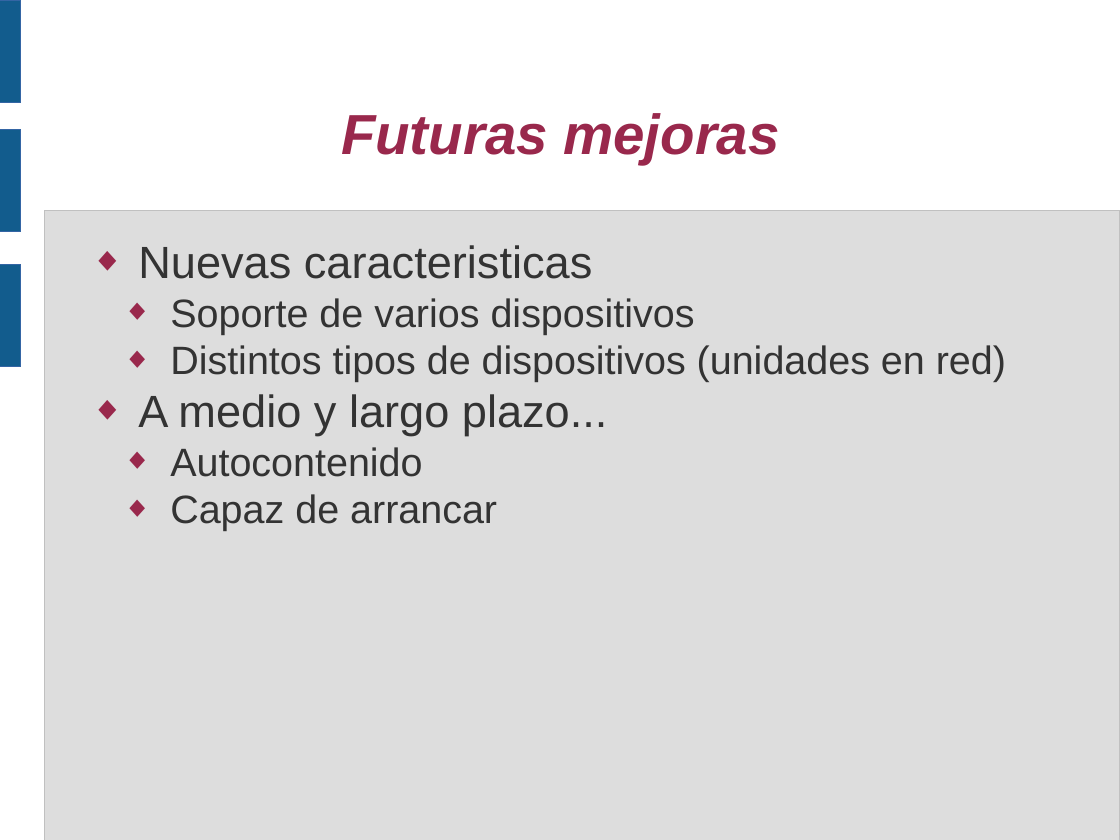
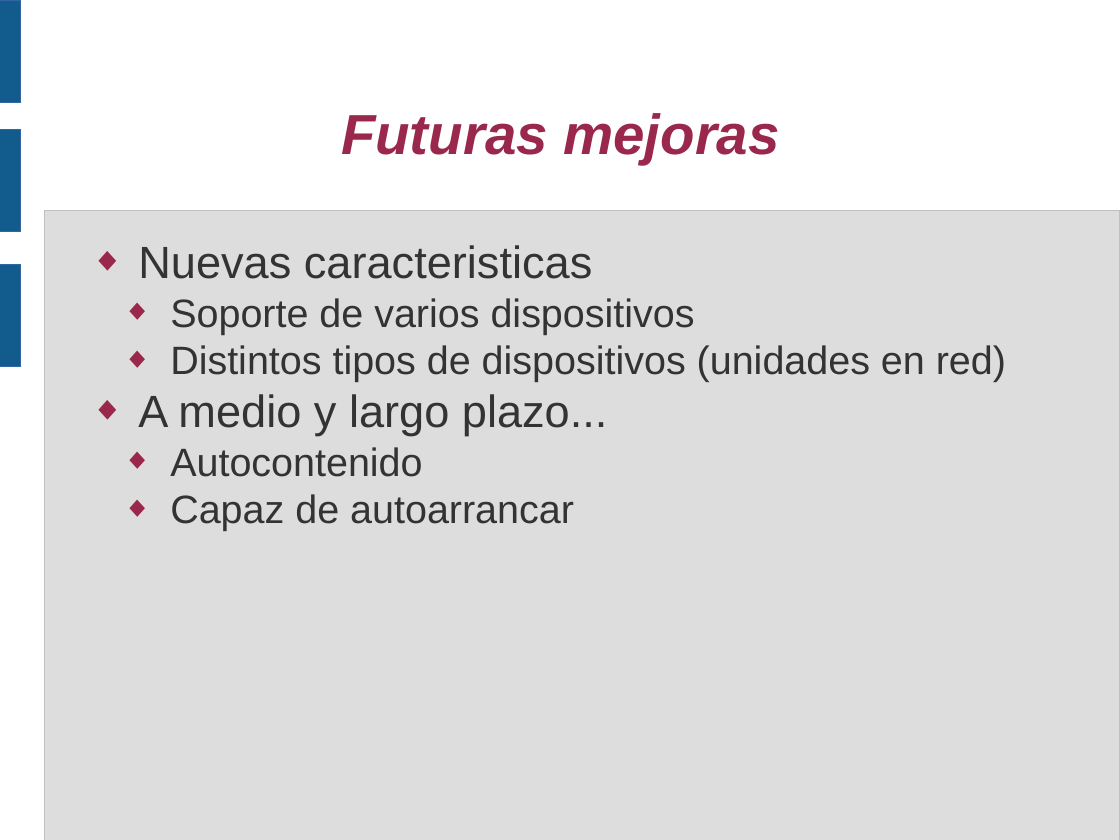
Before and after one commit to piranna/PirannaFS, a slide deck: slide 16 of doc/Presentacion V CUSL/PirannaFS.odp. Drawn at 1120x840 pixels with LibreOffice and Linux fonts; fonts in the diff are those of the drawing. Boxes give left, top, right and bottom in pixels: in the first picture for what was removed or moved away, otherwise in the second. Text is boxed around its words. In the diff, an @@ line names an element or a change of style, - is before the commit and + after.

```diff
--- a/doc/Presentacion V CUSL/PirannaFS.odp
+++ b/doc/Presentacion V CUSL/PirannaFS.odp
@@ text at box(170, 494, 574, 531): text changed @@
-  ◆ Capaz de arrancar
+  ◆ Capaz de autoarrancar
```
Also in this commit, not shown: 13 other slides changed, 5 other files.
